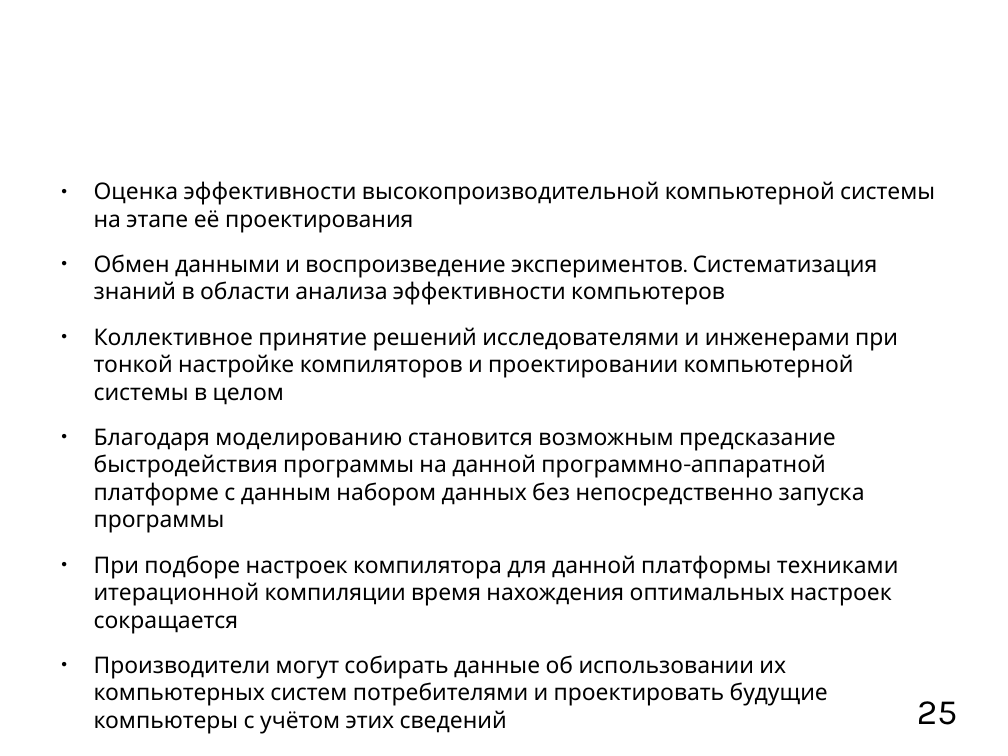
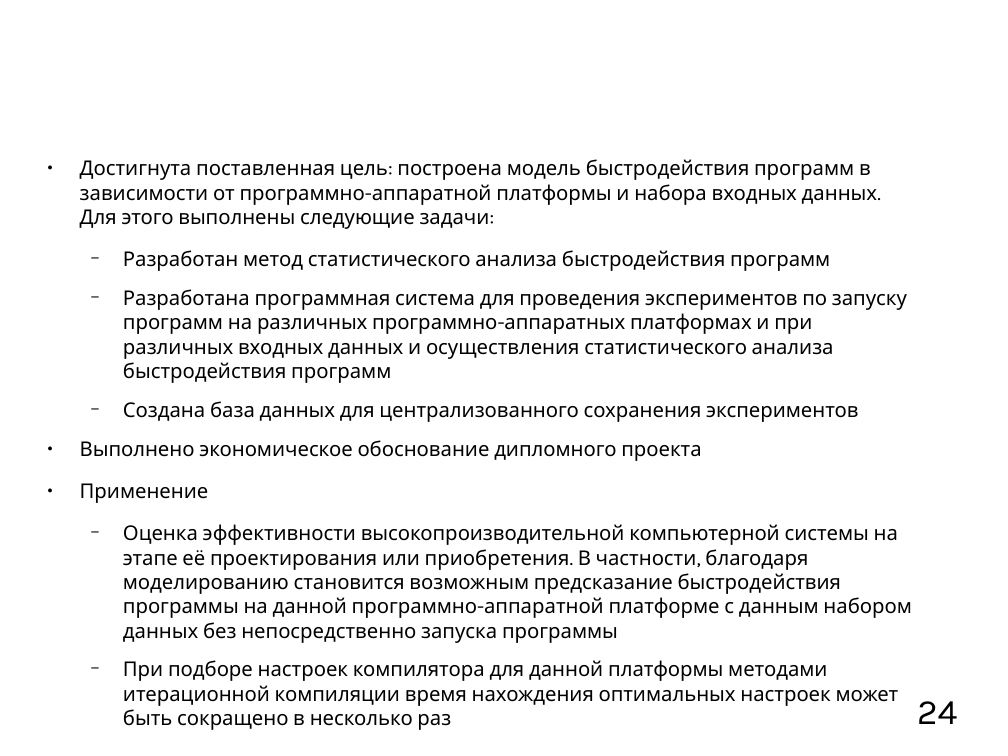
Before and after one commit to mkpankov/adaptor, a slide deck: slide 24 of diploma/defense/brochure.odp (slide 25 before the commit). Drawn at 1008x756 pixels with LibreOffice and Linux fonts; fonts in the diff are those of the drawing; background and template pictures are left out. Boxes give left, top, right and bottom in pixels: in the first picture for what was removed or moved away, otherwise in the second. Text is boxed around its words. In the diff, an @@ line names an element or a change of style, - is before the commit and + after.

```diff
--- a/diploma/defense/brochure.odp
+++ b/diploma/defense/brochure.odp
@@ text at [80, 159, 912, 730]: text changed; size 18 to 16 pt @@
-● Оценка эффективности высокопроизводительной компьютерной системы на этапе её проектирования
-● Обмен данными и воспроизведение экспериментов. Систематизация знаний в области анализа эффективности компьютеров
-● Коллективное принятие решений исследователями и инженерами при тонкой настройке компиляторов и проектировании компьютерной системы в целом
-● Благодаря моделированию становится возможным предсказание быстродействия программы на данной программно-аппаратной платформе с данным набором данных без непосредственно запуска программы
-● При подборе настроек компилятора для данной платформы техниками итерационной компиляции время нахождения оптимальных настроек сокращается
-● Производители могут собирать данные об использовании их компьютерных систем потребителями и проектировать будущие компьютеры с учётом этих сведений
+● Достигнута поставленная цель: построена модель быстродействия программ в зависимости от программно-аппаратной платформы и набора входных данных. Для этого выполнены следующие задачи:
+  − Разработан метод статистического анализа быстродействия программ
+  − Разработана программная система для проведения экспериментов по запуску программ на различных программно-аппаратных платформах и при различных входных данных и осуществления статистического анализа быстродействия программ
+  − Создана база данных для централизованного сохранения экспериментов
+● Выполнено экономическое обоснование дипломного проекта
+● Применение
+  − Оценка эффективности высокопроизводительной компьютерной системы на этапе её проектирования или приобретения. В частности, благодаря моделированию становится возможным предсказание быстродействия программы на данной программно-аппаратной платформе с данным набором данных без непосредственно запуска программы
+  − При подборе настроек компилятора для данной платформы методами итерационной компиляции время нахождения оптимальных настроек может быть сокращено в несколько раз
@@ page number at [917, 701, 957, 724]: text changed @@
-25
+24
```
Also in this commit, not shown: 7 other slides changed, 1 slide added, 1 slide removed.
